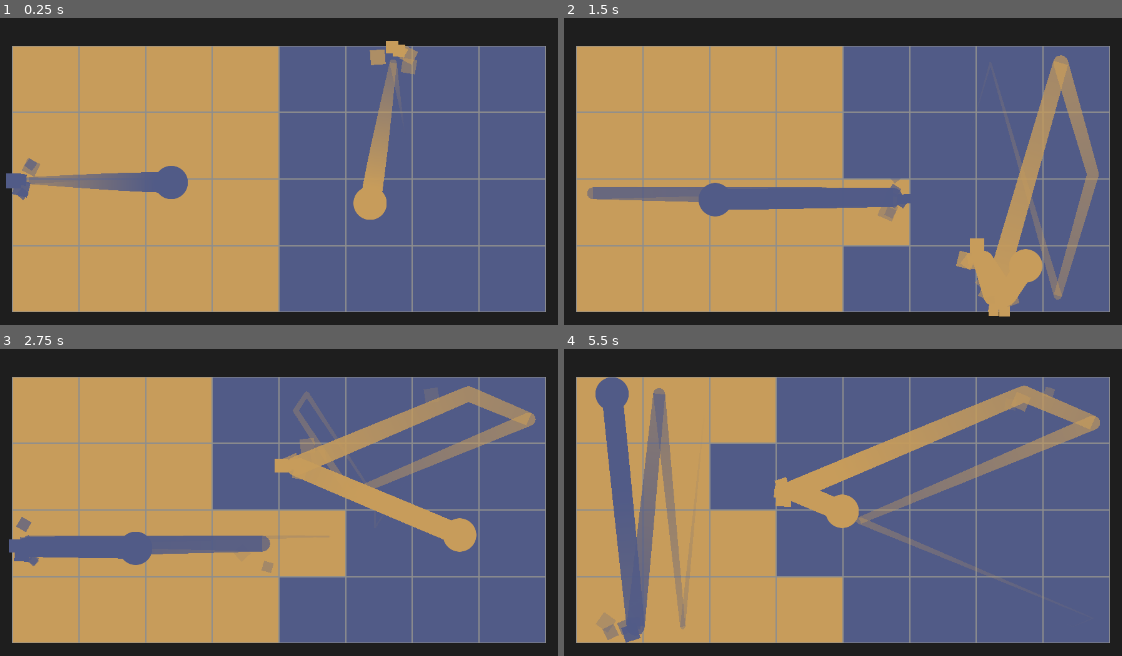
Above: before the commit, frames 1-4 (two rows, left to right).
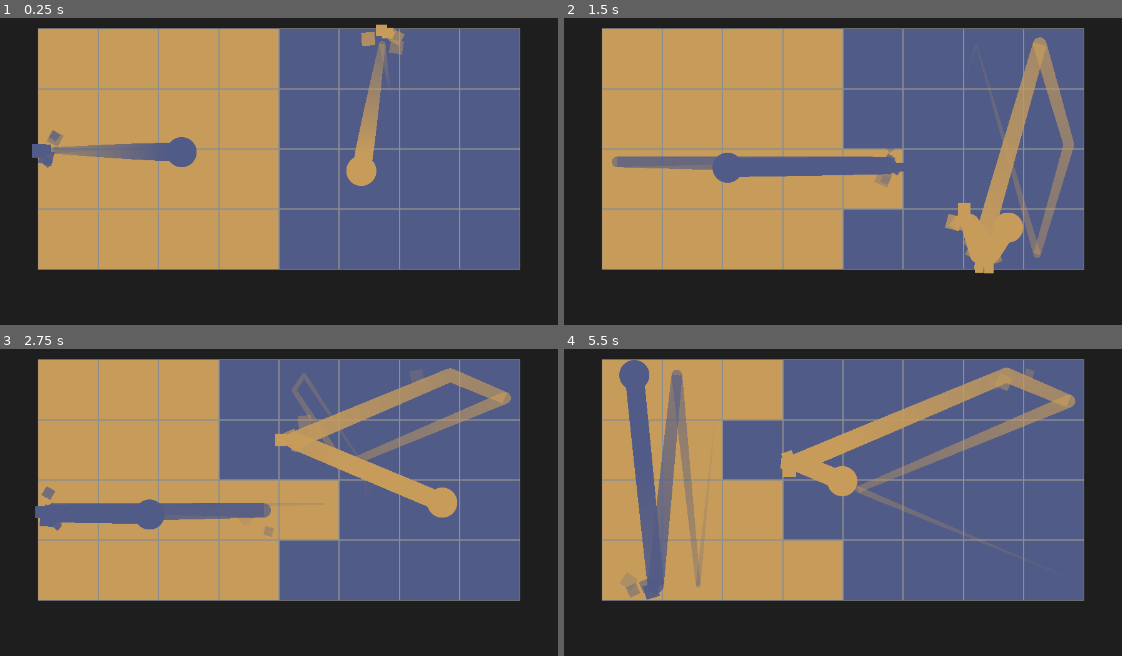
Above: after the commit, the same moments.

Repository: LiteFeather1/night-day-pong
Game: Godot game, scene res://scenes/main.tscn
The game is run twice, just before and just after one commit, with the same random seed, the same clock (stepped at 60 frames per second) and the same inputs.
Inputs:
- Up to frame 1 (0.25 s): no input
- Up to frame 2 (1.5 s): no input
- Up to frame 3 (2.75 s): no input
- Up to frame 4 (5.5 s): no input

The runs differ from the first frame. In frame 1, 37% of the frame differs, in the area x 1-98%, y 1-96%; in frame 2, 45%; in frame 3, 48%; in frame 4, 51%, in the area x 2-98%, y 3-96%.

Commit message:
Added a variable to control the offset of the camera on the Y axis

Diff:
--- a/scenes/main.gd
+++ b/scenes/main.gd
@@ -6,7 +6,7 @@
 @export var camera_2d: Camera2D
 @export_range(0.0, 1.0) var sides_padding_percent: float = .5
 @export_range(0.0, 1.0) var tops_padding_percent: float = .33
-@export_range(0.0, 1.0) var top_offset_percent: float = .1
+@export var camera_offset_y: float = 48
 
 @export_group("Nodes")
 @export var edge_colliders: Array[CollisionShape2D]
@@ -63,12 +63,13 @@
 	var block_height = center_y * 2.0
 	var viewport = get_viewport().size
 	var zoom_x = viewport.x / (block_width * (sides_padding_percent + 1))
-	var zoom_y = viewport.y / (block_height * (tops_padding_percent + 1))
+	var size_y = block_height * (tops_padding_percent + 1)
+	var zoom_y = viewport.y / size_y
 	var zoom = zoom_x if zoom_y > zoom_x else zoom_y
 	camera_2d.zoom = Vector2(zoom, zoom)
 
-	# set camera pos
-	var camera_pos_y = center_y
+	# set camera posS
+	var camera_pos_y = center_y + (camera_offset_y / zoom)
 	camera_2d.position = Vector2(center_x, camera_pos_y)
 
 	# init block positions
--- a/scenes/main.tscn
+++ b/scenes/main.tscn
@@ -14,6 +14,9 @@
 [node name="Main" type="Node2D" node_paths=PackedStringArray("camera_2d", "edge_colliders")]
 script = ExtResource("1_w6ri1")
 camera_2d = NodePath("Camera2D")
+sides_padding_percent = 0.66
+tops_padding_percent = 0.25
+top_offset = 48.0
 edge_colliders = [NodePath("edge_collider/collision_shape_top"), NodePath("edge_collider/collision_shape_right"), NodePath("edge_collider/collision_shape_bot"), NodePath("edge_collider/collision_shape_left")]
 colours = Array[Color]([Color(0.317647, 0.356863, 0.529412, 1), Color(0.780392, 0.611765, 0.356863, 1)])
 gradient_ball_trail = ExtResource("2_pmfab")
